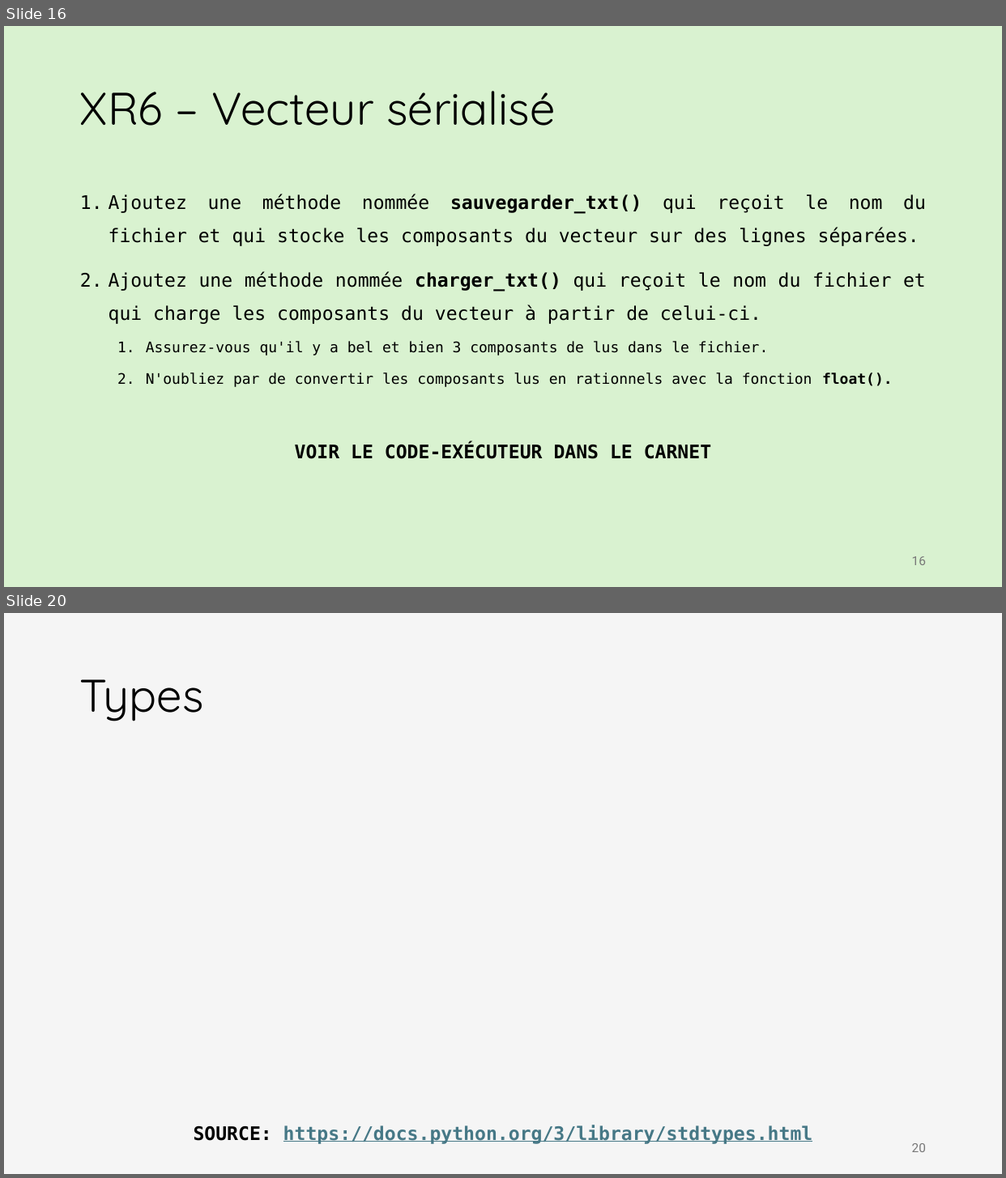
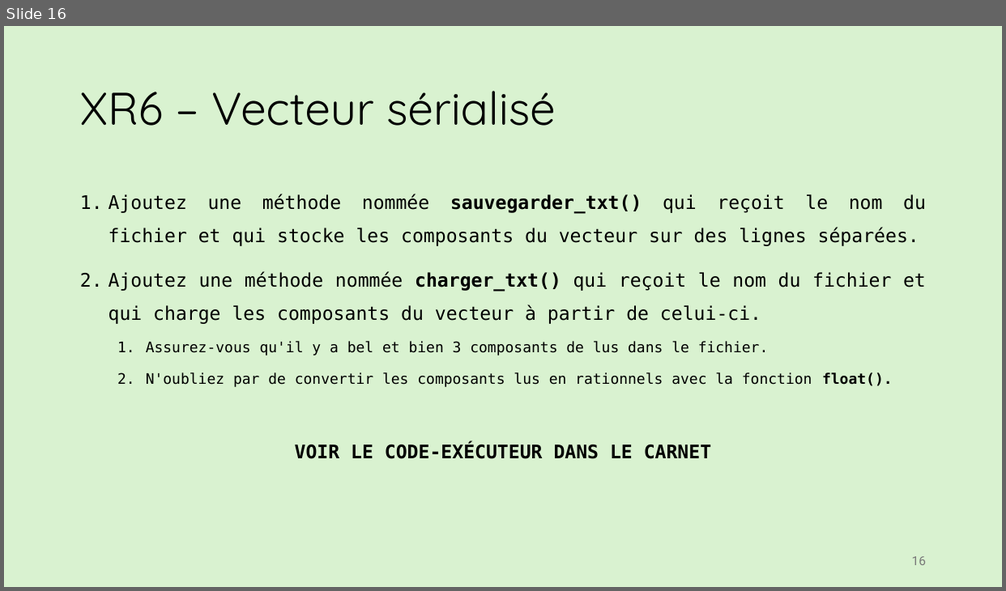
Before and after one commit to iannickgagnon/sagedays_iannick_2026, a slide deck: python_2/presentation_python_2.pptx. Shown one above the other, each under a label of ours: slides 16 and 20 before the commit, slide 16 after it; the slides between them are not shown. The pictures are 1006x1178 and 1006x591 pixels, drawn with LibreOffice and Linux fonts; fonts in the diff are those of the drawing; grey boxes stand for pictures. Boxes give left, top, right and bottom in pixels: in the first picture for what was removed or moved away, otherwise in the second. Text is boxed around its words. In the diff, an @@ line names an element or a change of style, - is before the commit and + after.

```diff
--- a/python_2/presentation_python_2.pptx
+++ b/python_2/presentation_python_2.pptx
@@ slide 20 removed at <box>4,613,1002,1174</box>, background #F5F5F5 @@
@@ title removed at <box>80,679,204,722</box> @@
-Types
@@ text removed at <box>194,1125,813,1144</box> @@
-SOURCE: https://docs.python.org/3/library/stdtypes.html
@@ page number removed at <box>912,1144,926,1152</box> @@
-20
```
Also in this commit, not shown: 1 slide changed, 2 slides added, 29 other slides removed.
